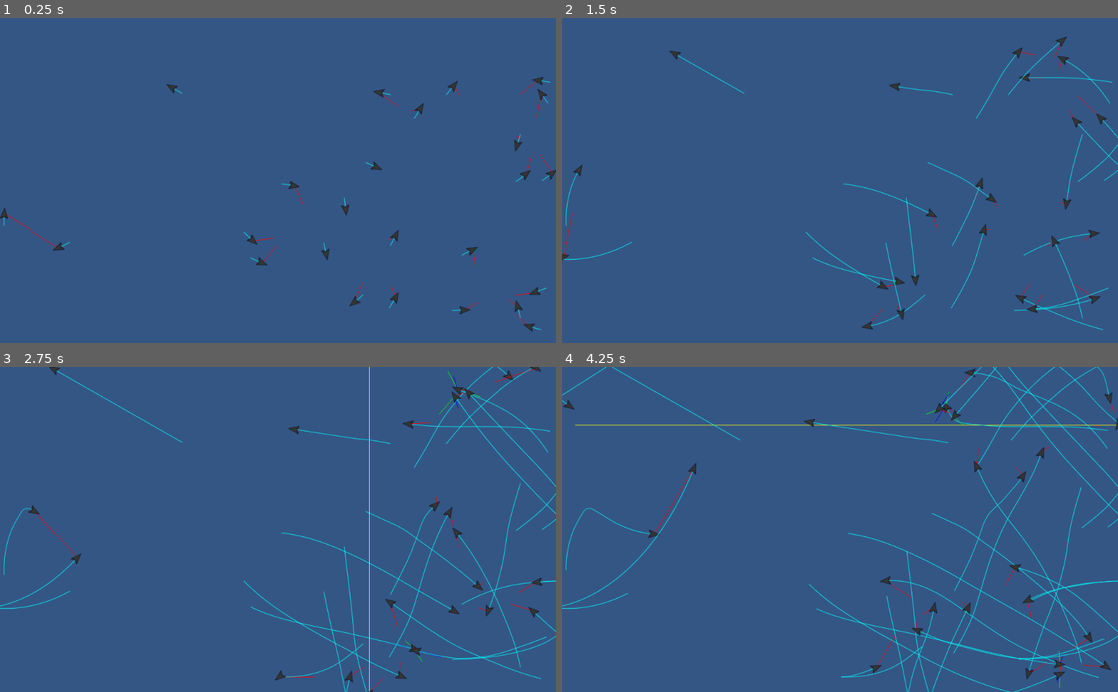
Above: before the commit, frames 1-4 (two rows, left to right).
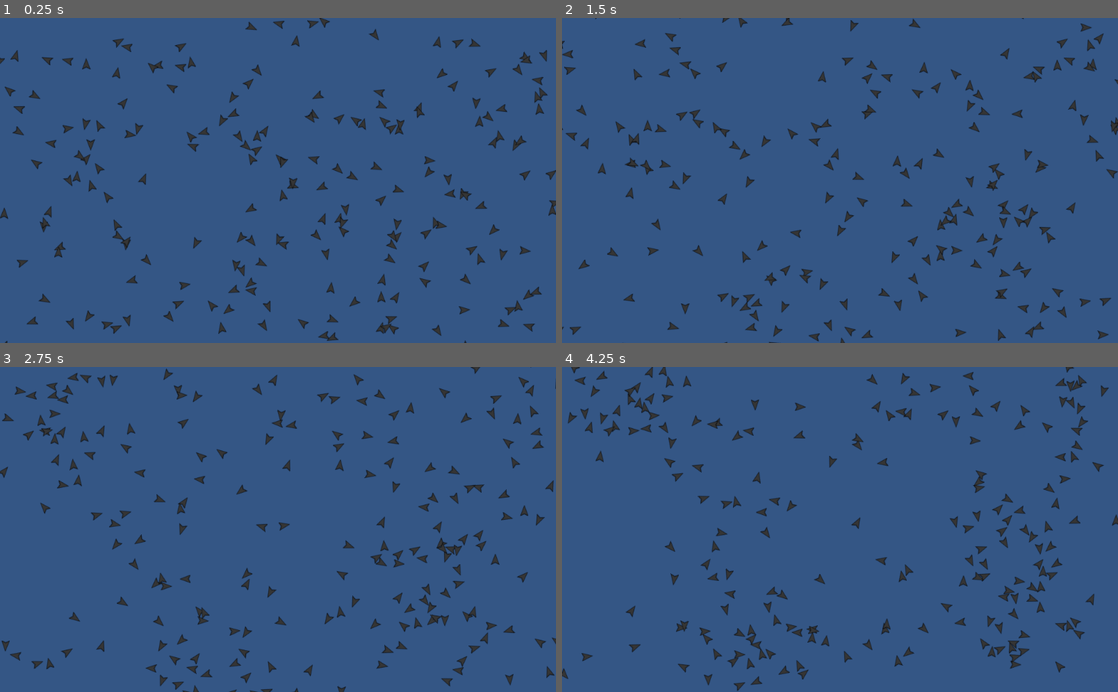
Above: after the commit, the same moments.

Repository: jrobchin/godot-boids
Game: Godot game, scene res://scenes/World.tscn
Same seed, same stepped clock (60 frames per second), same inputs: the game is played once before the commit and once after it.
Inputs:
- Up to frame 1 (0.25 s): no input
- Up to frame 2 (1.5 s): no input
- Up to frame 3 (2.75 s): no input
- Up to frame 4 (4.25 s): no input

The runs differ from the first frame. In frame 1, 4.9% of the frame differs, in the area x 0-100%, y 0-100%; in frame 2, 6.4%; in frame 3, 7.9%; in frame 4, 9.2%.

Commit message:
gdscript boids

Diff:
--- a/scenes/Boid.gd
+++ b/scenes/Boid.gd
@@ -2,6 +2,7 @@
 
 class_name Boid
 
+export var draw_debug := false
 export var cohesion_strength := 0.01
 export var separation_strength := 1.0
 export var separation_distance := 100
@@ -10,37 +11,50 @@
 export var border_strength := 350
 export var impulse := 0.5
 export var max_speed := 10
+export var influence_strength := 10
 
 var velocity := Vector2.ZERO
 var limits: Dictionary
 
+var _is_running := true
 var _positions := []
 var _neighbours := []
+var _influence := Vector2.ZERO
 var _vel_c := Vector2.ZERO
 var _vel_s := Vector2.ZERO
 var _vel_a := Vector2.ZERO
 var _vel_b := Vector2.ZERO
+var _influence_thread: Thread
+
+
+func _ready():
+	pass
+	# _influence_thread = Thread.new()
+	# var _thread_id := _influence_thread.start(self, "_calculate_influence")
 
 
 func _draw():
-	draw_line(Vector2.ZERO, _vel_c, Color.red)
-	draw_line(Vector2.ZERO, _vel_s, Color.green)
-	draw_line(Vector2.ZERO, _vel_a, Color.blue)
-	draw_line(Vector2.ZERO, _vel_b, Color.yellow)
-	for i in range(_positions.size() - 1):
-		draw_line(to_local(_positions[i]), to_local(_positions[i + 1]), Color.cyan, 1, true)
+	if draw_debug:
+		draw_line(Vector2.ZERO, _vel_c, Color.red)
+		draw_line(Vector2.ZERO, _vel_s, Color.green)
+		draw_line(Vector2.ZERO, _vel_a, Color.blue)
+		draw_line(Vector2.ZERO, _vel_b, Color.yellow)
+		for i in range(_positions.size() - 1):
+			draw_line(to_local(_positions[i]), to_local(_positions[i + 1]), Color.cyan, 1, true)
 
 
-func _process(delta):
-	move(delta)
-	_positions.append(position)
-	if _positions.size() > 250:
-		_positions.pop_front()
+func _physics_process(delta):
+	update_influence()
+	_move(delta)
 	update()
 
+	if draw_debug:
+		_positions.append(position)
+		if _positions.size() > 250:
+			_positions.pop_front()
 
-func move(delta: float):
-	var _influence = influence()
+
+func _move(delta: float):
 	velocity = lerp(velocity, velocity + _influence * delta, impulse)
 	if velocity.length() > max_speed:
 		velocity = velocity.normalized() * max_speed
@@ -48,6 +62,10 @@
 	$Sprite.rotation = velocity.angle() + PI / 2
 
 	position = position + velocity * delta
+
+
+func update_influence():
+	_influence = influence() * influence_strength
 
 
 func influence() -> Vector2:
@@ -112,3 +130,8 @@
 func _on_NeighbourArea_area_exited(area):
 	if area.is_in_group("boid_colliders"):
 		_neighbours.remove(_neighbours.find(area.get_parent()))
+
+
+func _exit_tree():
+	_is_running = false
+	_influence_thread.wait_to_finish()
--- a/scenes/Boid.tscn
+++ b/scenes/Boid.tscn
@@ -14,13 +14,14 @@
 "boids",
 ]]
 script = ExtResource( 1 )
-cohesion_strength = 0.5
+cohesion_strength = 0.1
+separation_strength = 0.5
 separation_distance = 25
-alignment_strength = 0.25
-alignment_distance = 20
-border_strength = 1000
-impulse = 0.9
+alignment_distance = 25
+border_strength = 25
+impulse = 1.0
 max_speed = 1000
+influence_strength = 5
 
 [node name="BoidCollider" type="Area2D" parent="." groups=[
 "boid_colliders",
--- a/scenes/BoidGroup.gd
+++ b/scenes/BoidGroup.gd
@@ -1,12 +1,15 @@
 extends Node2D
 
+export var initial_velocity: int = 10
 export var initial_boids: int = 20
-
-var rng := RandomNumberGenerator.new()
-var boid_scene = preload("res://scenes/Boid.tscn")
+export var boid_scene: PackedScene
 
 onready var viewport_size := get_viewport_rect().size
 onready var limits := {"x_min": 0, "x_max": viewport_size.x, "y_min": 0, "y_max": viewport_size.y}
+
+var rng := RandomNumberGenerator.new()
+var influence_thread: Thread
+var boids := []
 
 
 func _ready():
@@ -25,6 +28,7 @@
 func spawn_boid(x: int, y: int):
 	var boid_instance := boid_scene.instance() as Boid
 	boid_instance.position = Vector2(x, y)
-	boid_instance.velocity = Vector2.UP.rotated(rng.randf_range(0, 2 * PI)) * 100
+	boid_instance.velocity = Vector2.UP.rotated(rng.randf_range(0, 2 * PI)) * initial_velocity
 	boid_instance.limits = limits
 	add_child(boid_instance)
+	boids.append(boid_instance)
--- a/scenes/World.tscn
+++ b/scenes/World.tscn
@@ -1,11 +1,14 @@
-[gd_scene load_steps=2 format=2]
+[gd_scene load_steps=3 format=2]
 
 [ext_resource path="res://scenes/BoidGroup.gd" type="Script" id=1]
+[ext_resource path="res://scenes/Boid.tscn" type="PackedScene" id=2]
 
 [node name="World" type="Node2D"]
 
 [node name="BoidGroup" type="Node2D" parent="."]
 script = ExtResource( 1 )
-initial_boids = 25
+initial_velocity = 100
+initial_boids = 200
+boid_scene = ExtResource( 2 )
 
 [node name="Background" type="Sprite" parent="."]
